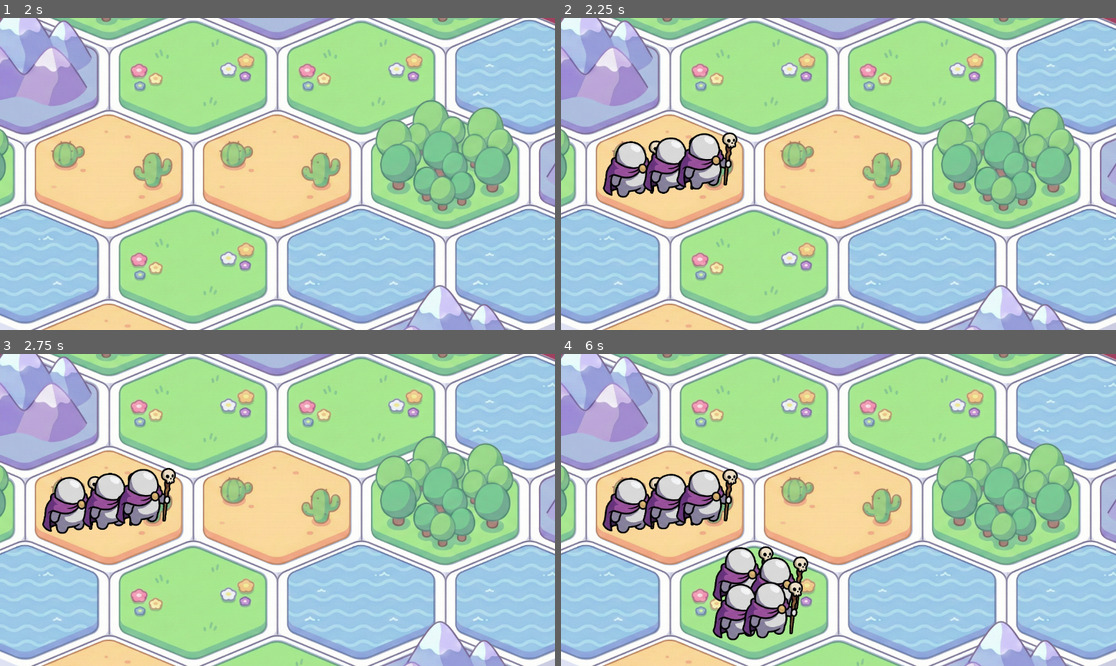
Above: before the commit, frames 1-4 (two rows, left to right).
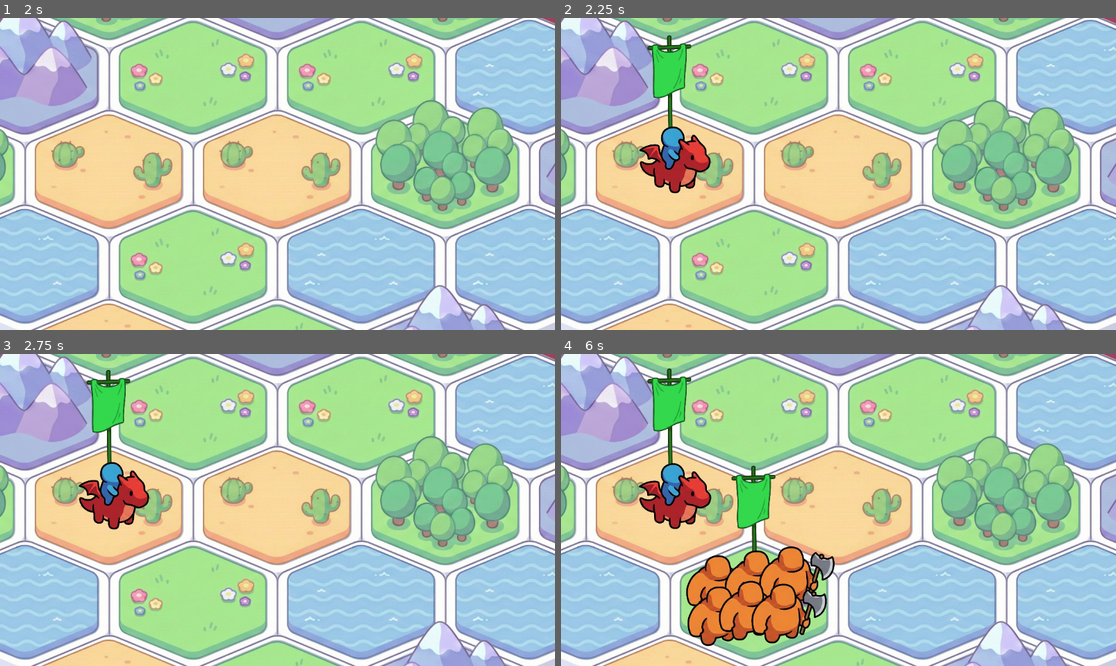
Above: after the commit, the same moments.

Repository: pebll/tbsge
Game: Godot game, scene res://scenes/runnables/unit_preview.tscn
Two runs of this game, one before a commit and one after it. Both use one fixed random seed, a clock stepped at 60 frames per second and the inputs below.
Inputs (mouse positions are in pixels of both pictures, inside the frame that each line leads up to):
- Up to frame 1 (2 s): tap Enter at 0.5 s; drag from (27, 267) to (27, 80) at 0.52 s; tap Space at 1.25 s; drag from (27, 80) to (27, 267) at 1.27 s
- Up to frame 2 (2.25 s): tap Enter at 2 s; move the mouse to (672, 174) at 2.02 s; click (672, 174) at 2.17 s
- Up to frame 3 (2.75 s): no input
- Up to frame 4 (6 s): drag from (672, 510) to (588, 416) at 2.77 s; drag from (672, 503) to (755, 603) at 3.52 s; drag from (672, 510) to (755, 603) at 4.27 s; move the mouse to (672, 510) at 5.02 s; click (672, 510) at 5.17 s; drag from (755, 603) to (672, 510) at 5.77 s

Frame 1 is identical in both runs. In frame 2, 4.8% of the frame differs, in the area x 7-32%, y 5-58%; in frame 3, 4.8%; in frame 4, 12%, in the area x 7-50%, y 4-94%.

Commit message:
Add teams: Wip, kinda broken animations

Diff:
--- /dev/null
+++ b/data/team_db.tres
@@ -0,0 +1,9 @@
+[gd_resource type="Resource" format=3]
+
+[ext_resource type="Script" path="res://scripts/resources/team_database.gd" id="1_db"]
+[ext_resource type="Resource" path="res://data/teams/green.tres" id="2_green"]
+[ext_resource type="Resource" path="res://data/teams/blue.tres" id="3_blue"]
+
+[resource]
+script = ExtResource("1_db")
+defs = Array[Resource]([ExtResource("2_green"), ExtResource("3_blue")])
--- /dev/null
+++ b/data/teams/blue.tres
@@ -0,0 +1,10 @@
+[gd_resource type="Resource" format=3]
+
+[ext_resource type="Script" path="res://scripts/resources/team_definition.gd" id="1_def"]
+
+[resource]
+script = ExtResource("1_def")
+id = "BLUE"
+display_name = "Blue"
+color = Color(0.25, 0.45, 0.95, 1)
+banner_variant = 2
--- /dev/null
+++ b/data/teams/green.tres
@@ -0,0 +1,10 @@
+[gd_resource type="Resource" format=3]
+
+[ext_resource type="Script" path="res://scripts/resources/team_definition.gd" id="1_def"]
+
+[resource]
+script = ExtResource("1_def")
+id = "GREEN"
+display_name = "Green"
+color = Color(0.2, 0.85, 0.3, 1)
+banner_variant = 1
--- a/project.godot
+++ b/project.godot
@@ -24,6 +24,7 @@
 EventBus="*uid://wps2obuyjcpy"
 AudioManager="*uid://cxvbv8c8txafc"
 UnitDefs="*res://scripts/core/unit_defs.gd"
+TeamDefs="*res://scripts/core/team_defs.gd"
 
 [editor]
 
--- a/scenes/legion.tscn
+++ b/scenes/legion.tscn
@@ -2,6 +2,7 @@
 
 [ext_resource type="Script" uid="uid://0uimkruwg8su" path="res://scripts/visu/legion_visu.gd" id="1_swhq2"]
 [ext_resource type="Texture2D" uid="uid://bq54stu7cp4wn" path="res://assets/units_sliced/units_back/dragon.png" id="2_auw50"]
+[ext_resource type="Texture2D" uid="uid://barqbm86a200e" path="res://assets/banners_sprites/banners_0_0.png" id="3_banner"]
 
 [sub_resource type="CircleShape2D" id="CircleShape2D_10c5b"]
 radius = 48.010418
@@ -11,6 +12,13 @@
 
 [node name="Units" type="Node2D" parent="." unique_id=1934969450]
 z_index = 1000
+
+[node name="Banner" type="Sprite2D" parent="." unique_id=-1447774245]
+z_index = 900
+position = Vector2(0, -14.999996)
+scale = Vector2(0.09, 0.09)
+texture = ExtResource("3_banner")
+offset = Vector2(-11.111113, -411.11115)
 
 [node name="Sprite2D" type="Sprite2D" parent="." unique_id=1152469829]
 visible = false
--- a/scripts/cli/cli_main.gd
+++ b/scripts/cli/cli_main.gd
@@ -22,7 +22,7 @@
 	# Spawn one legion in the center if possible (no gameplay changes, just data wiring)
 	var center = Vector2i(0, 0)
 	if grid_model.has(center) and grid_model[center].walkable:
-		var legion = Legion.new("ARCHER", 4, center)
+		var legion = Legion.new("ARCHER", 4, center, "BLUE")
 		grid_model[center].legion = legion
 
 	quit()
--- a/scripts/core/game_manager.gd
+++ b/scripts/core/game_manager.gd
@@ -7,6 +7,7 @@
 var tile_size: float = 135.3
 var tile_size_xy_ratio: float = 0.75
 const UNITS = ["AXEMAN", "ARCHER", "DRAGON_RIDER", "OGRE", "MAGE", "FLAME", "NECROMANCER", "TREANT"]
+const TEAM_IDS := ["GREEN", "BLUE"]
 
 
 @onready var grid_visu : Dictionary[Vector2i, TileVisu] = {}
@@ -61,7 +62,8 @@
 	if tile.has_legion() or not tile.walkable:
 		print("tile not adequate for spawning")
 		return # only spawn if tile is empty
-	var legion = Legion.new(UNITS[randi()%8], randi()%8+1, coords)
+	var team_id: String = TEAM_IDS[randi() % TEAM_IDS.size()]
+	var legion = Legion.new(UNITS[randi() % 8], randi() % 8 + 1, coords, team_id)
 	var legionVisu = preload("res://scenes/legion.tscn").instantiate()
 	# TODO: refactor this into own folder (like for the tiles)
 	self.add_child(legionVisu)
@@ -172,21 +174,21 @@
 
 		atk_visu.animate_unit_attack(atk_unit, dir)
 
-		# If a unit dies on this hit, remove it from the defending legion visu immediately.
 		var hit_idx: int = h["hit_index"]
 		var died_on_hit := false
 		if deaths_by_hit.has(hit_idx):
 			var d = deaths_by_hit[hit_idx]
-			if d.get("legion") == def_legion and d.get("unit") == def_unit:
+			if d.get("unit") == def_unit:
 				died_on_hit = true
-				def_visu.animate_unit_death(def_unit, dir)
-
-		# Only play the regular hit feedback if the unit survived this hit.
+				var death_visu: LegionVisu = legion_to_visu.get(d.get("legion"))
+				if death_visu:
+					await death_visu.animate_unit_death(def_unit, dir)
+				else:
+					await get_tree().create_timer(gap_s).timeout
+
 		if not died_on_hit:
 			def_visu.animate_unit_hitted(def_unit, dir, def_hp_before, def_hp_after, float(def_unit.max_health))
-
-		# Wait for animation to read sequentially.
-		await get_tree().create_timer(gap_s).timeout
+			await get_tree().create_timer(gap_s).timeout
 
 	# Re-pack surviving units after the fight sequence.
 	for lv in legion_to_visu.values():
@@ -197,8 +199,8 @@
 	_show_combat_losses(hits, deaths, attacker, defender, attacker_world_pos, defender_world_pos)
 	_hide_combat_hp_fx_later(legion_to_visu)
 
-	_cleanup_dead_legion(from_coords)
-	_cleanup_dead_legion(to_coords)
+	await _cleanup_dead_legion(from_coords)
+	await _cleanup_dead_legion(to_coords)
 
 func _hide_combat_hp_fx_later(legion_to_visu: Dictionary) -> void:
 	# Keep bars visible a bit after the fight, similar to the losses popup linger.
@@ -317,5 +319,8 @@
 		legions.erase(tile.legion)
 	tile.legion = null
 	if visu.legion_visu:
-		visu.legion_visu.queue_free()
+		var lv: LegionVisu = visu.legion_visu
+		if lv.banner and lv.banner.visible:
+			await lv.animate_banner_vanish()
+		lv.queue_free()
 	visu.legion_visu = null
--- /dev/null
+++ b/scripts/core/team_defs.gd
@@ -0,0 +1,14 @@
+extends Node
+
+const DB_PATH := "res://data/team_db.tres"
+var _db: Resource
+
+func _ready() -> void:
+	_db = load(DB_PATH)
+	if _db == null:
+		push_error("TeamDefs failed to load DB at %s" % DB_PATH)
+
+func get_def(id: String) -> Resource:
+	if _db == null:
+		_db = load(DB_PATH)
+	return _db.get_def(id) if _db else null
--- a/scripts/models/legion.gd
+++ b/scripts/models/legion.gd
@@ -2,14 +2,16 @@
 extends RefCounted
 
 var unit_type: String
+var team_id: String
 var units: Array[Unit] = []
 var tile_coords: Vector2i
 var unit_count: int
 
-func _init(unit_type: String, unit_count: int, tile_coords: Vector2i) -> void:
+func _init(unit_type: String, unit_count: int, tile_coords: Vector2i, team_id: String) -> void:
 	self.unit_type = unit_type
 	self.unit_count = unit_count
 	self.tile_coords = tile_coords
+	self.team_id = team_id
 	for i in range(unit_count):
 		var unit = Unit.new(self.unit_type)
 		units.append(unit)
--- /dev/null
+++ b/scripts/resources/team_database.gd
@@ -0,0 +1,17 @@
+class_name TeamDatabase
+extends Resource
+
+@export var defs: Array[Resource] = []
+
+var _by_id: Dictionary = {}
+
+func _ready_cache() -> void:
+	if not _by_id.is_empty():
+		return
+	for d in defs:
+		if d and not String(d.id).is_empty():
+			_by_id[d.id] = d
+
+func get_def(id: String) -> Resource:
+	_ready_cache()
+	return _by_id.get(id)
--- /dev/null
+++ b/scripts/resources/team_definition.gd
@@ -0,0 +1,8 @@
+class_name TeamDefinition
+extends Resource
+
+@export var id: String = ""
+@export var display_name: String = ""
+@export var color: Color = Color.WHITE
+## Banner art variant: 1, 2, or 3 (maps to banners_0_0 .. banners_0_2).
+@export_range(1, 3) var banner_variant: int = 1
--- a/scripts/visu/legion_visu.gd
+++ b/scripts/visu/legion_visu.gd
@@ -1,10 +1,17 @@
 class_name LegionVisu
 extends Node2D
 
+const BANNER_TEXTURES := [
+	preload("res://assets/banners_sprites/banners_0_0.png"),
+	preload("res://assets/banners_sprites/banners_0_1.png"),
+	preload("res://assets/banners_sprites/banners_0_2.png"),
+]
+
 var legion : Legion
 var _unit_to_visu: Dictionary = {}
 
 @onready var units: Node2D = $Units
+@onready var banner: Sprite2D = $Banner
 var corpses: Node2D
 @onready var idle_tween : Tween
 @onready var active_tween : Tween
@@ -12,6 +19,14 @@
 
 var current_offset: Vector2 = Vector2(0, 0)
 var _formation_seed: int = 0
+
+var _banner_rest_pos: Vector2 = Vector2.ZERO
+var _banner_base_scale: Vector2 = Vector2.ONE
+var _banner_idle_tween: Tween
+var _banner_active_tween: Tween
+var _banner_move_tween: Tween
+
+const BANNER_BOB_PX := 2.5
 
 func init(legion: Legion) -> void:
 	self.legion = legion
@@ -34,6 +49,130 @@
 	for unit in units.get_children():
 		unit.update_sprite()
 		unit.start_idle_animation()
+	_apply_team_banner()
+
+func _apply_team_banner() -> void:
+	if not banner:
+		return
+	var team = TeamDefs.get_def(legion.team_id)
+	if team == null:
+		banner.visible = false
+		return
+	var idx := clampi(team.banner_variant - 1, 0, BANNER_TEXTURES.size() - 1)
+	banner.texture = BANNER_TEXTURES[idx]
+	banner.self_modulate = team.color
+	banner.visible = true
+	_banner_rest_pos = banner.position
+	_banner_base_scale = banner.scale
+	banner.rotation = 0.0
+	_start_banner_idle_animation()
+
+func _reset_banner_transform() -> void:
+	if not banner:
+		return
+	banner.position = _banner_rest_pos
+	banner.rotation = 0.0
+	banner.scale = _banner_base_scale
+
+func _kill_banner_idle_tween() -> void:
+	if _banner_idle_tween and _banner_idle_tween.is_running():
+		_banner_idle_tween.kill()
+
+func _kill_banner_action_tweens() -> void:
+	if _banner_active_tween and _banner_active_tween.is_running():
+		_banner_active_tween.kill()
+	if _banner_move_tween and _banner_move_tween.is_running():
+		_banner_move_tween.kill()
+
+func _kill_banner_tweens() -> void:
+	_kill_banner_idle_tween()
+	_kill_banner_action_tweens()
+
+func _start_banner_idle_animation() -> void:
+	if not banner or not banner.visible:
+		return
+	_kill_banner_action_tweens()
+	if _banner_idle_tween and _banner_idle_tween.is_running():
+		return
+	banner.rotation = 0.0
+	banner.scale = _banner_base_scale
+	var rest := _banner_rest_pos
+	var bob_up := rest + Vector2(0, -BANNER_BOB_PX)
+	banner.position = rest
+	var loop_time := 1.2
+	_banner_idle_tween = create_tween().set_loops()
+	_banner_idle_tween.tween_property(banner, "position", bob_up, loop_time).set_trans(Tween.TRANS_SINE).set_ease(Tween.EASE_IN_OUT)
+	_banner_idle_tween.tween_property(banner, "position", rest, loop_time).set_trans(Tween.TRANS_SINE).set_ease(Tween.EASE_IN_OUT)
+
+func _banner_move_tilt(move_dir: Vector2) -> float:
+	var dir := move_dir
+	if dir.length_squared() < 0.0001:
+		dir = Vector2.UP
+	else:
+		dir = dir.normalized()
+	# Small tilt opposite travel; rotates around sprite offset (pole anchor).
+	return clampf(-dir.x * 0.04 - dir.y * 0.015, -0.05, 0.05)
+
+func _banner_juice_move(move_dir: Vector2, move_time: float) -> void:
+	if not banner or not banner.visible:
+		return
+	_kill_banner_idle_tween()
+	_kill_banner_action_tweens()
+	banner.position = _banner_rest_pos
+	banner.rotation = 0.0
+	banner.scale = _banner_base_scale
+	var tilt: float = _banner_move_tilt(move_dir)
+	var lag_delay := 0.16
+	var catch_up_time := move_time * 2.1
+
+	_banner_move_tween = create_tween()
+	_banner_move_tween.tween_property(banner, "rotation", tilt, 0.1).set_trans(Tween.TRANS_EXPO).set_ease(Tween.EASE_OUT)
+	_banner_move_tween.tween_property(banner, "rotation", 0.0, catch_up_time).set_delay(lag_delay).set_trans(Tween.TRANS_SINE).set_ease(Tween.EASE_OUT)
+	_banner_move_tween.tween_callback(_start_banner_idle_animation)
+
+func _start_banner_vanish_tween() -> Tween:
+	if not banner or not banner.visible:
+		return null
+	_kill_banner_tweens()
+	_reset_banner_transform()
+	var base_scale := _banner_base_scale
+	var tint: Color = banner.self_modulate
+	_banner_active_tween = create_tween()
+	_banner_active_tween.tween_property(banner, "rotation", 0.28, 0.1).set_trans(Tween.TRANS_EXPO).set_ease(Tween.EASE_OUT)
+	_banner_active_tween.parallel().tween_property(banner, "scale", base_scale * 1.12, 0.08)
+	_banner_active_tween.tween_property(banner, "scale", Vector2.ZERO, 0.42).set_trans(Tween.TRANS_SINE).set_ease(Tween.EASE_IN)
+	_banner_active_tween.parallel().tween_method(
+		func(a: float) -> void:
+			banner.self_modulate = Color(tint.r, tint.g, tint.b, a),
+		tint.a,
+		0.0,
+		0.42
+	).set_trans(Tween.TRANS_SINE).set_ease(Tween.EASE_IN)
+	_banner_active_tween.parallel().tween_property(banner, "rotation", 0.55, 0.42)
+	_banner_active_tween.tween_callback(func () -> void:
+		if banner:
+			banner.visible = false
+	)
+	return _banner_active_tween
+
+func animate_banner_vanish() -> void:
+	var t := _start_banner_vanish_tween()
+	if t:
+		await t.finished
+	elif banner:
+		banner.visible = false
+
+func _await_tweens_parallel(tweens: Array) -> void:
+	var pending := 0
+	for tw in tweens:
+		if tw == null:
+			continue
+		pending += 1
+		tw.finished.connect(func () -> void: pending -= 1, CONNECT_ONE_SHOT)
+	if pending == 0:
+		return
+	while pending > 0:
+		await get_tree().process_frame
 
 func _stable_jitter(i: int, amount: float) -> Vector2:
 	# Deterministic pseudo-random jitter in [-amount, amount].
@@ -45,31 +184,37 @@
 	return Vector2(rx, ry)
 
 func update_local_positions():
+	var children := units.get_children()
+	var count := children.size()
+	if count == 0:
+		return
+	if count == 1:
+		children[0].local_position = Vector2.ZERO
+		return
+
 	var base_spacing = 30
 	var randomness = 5 # pixels of random variation
-	var positions = []
-	var cols = 1
-	if legion.unit_count == 4:
+	var positions: Array[Vector2] = []
+	var cols := 1
+	if count == 4:
 		cols = 2
 	else:
-		cols = ceil(sqrt(legion.unit_count * 1.5))  # slightly wider than tall
-
-	for i in range(legion.unit_count):
-		var row = i / int(cols)
-		var col = i % int(cols)
-
-		# Center the formation
-		var x = (col - cols/2.0 + 0.5) * base_spacing
-		var y = (row - ceil(legion.unit_count / cols) / 2.0 + 0.5) * base_spacing * 0.8
+		cols = int(ceil(sqrt(count * 1.5)))  # slightly wider than tall
+
+	var rows := int(ceil(float(count) / float(cols)))
+
+	for i in range(count):
+		var row := i / cols
+		var col := i % cols
+
+		# Center the formation on the legion origin
+		var x: float = (float(col) - float(cols - 1) * 0.5) * float(base_spacing)
+		var y: float = (float(row) - float(rows - 1) * 0.5) * float(base_spacing) * 0.8
 
 		var jitter := _stable_jitter(i, float(randomness))
-		x += jitter.x
-		y += jitter.y
-
-		positions.append(Vector2(x, y))
-
-	var children = units.get_children()
-	for i in range(legion.unit_count):
+		positions.append(Vector2(x + jitter.x, y + jitter.y))
+
+	for i in range(count):
 		children[i].local_position = positions[i]
 
 func refresh_unit_sprites() -> void:
@@ -92,14 +237,17 @@
 func start_idle_animation():
 	for unit in units.get_children():
 		unit.start_idle_animation()
+	_start_banner_idle_animation()
 
 func juice_move(target_pos: Vector2):
 	var move_time = 0.4
+	var move_dir := target_pos - position
 	update_local_positions()
 	move_tween = create_tween()
 	move_tween.tween_property(self, "position", target_pos, move_time).set_trans(Tween.TRANS_EXPO).set_ease(Tween.EASE_OUT)
 	for unit in units.get_children():
 		unit.juice_move(target_pos)
+	_banner_juice_move(move_dir, move_time)
 
 func juice_attack(direction: Vector2):
 	for unit in units.get_children():
@@ -115,7 +263,7 @@
 
 func juice_direct(direction: Vector2):
 	for unit in units.get_children():
-		unit.juice_direct()
+		unit.juice_direct(direction)
 
 func juice_direct_reset():
 	for unit in units.get_children():
@@ -146,23 +294,28 @@
 	if not uv:
 		return
 
-	# Hide instantly — the corpse flies away with the body, no fade.
 	uv.hide_combat_hp_fx(true)
 
-	# Remove from formation immediately so survivors can re-pack,
-	# but keep the node alive long enough to play the death tween.
+	# Keep the corpse at its world spot while survivors re-pack underneath.
+	var death_global_pos := uv.global_position
 	_unit_to_visu.erase(unit)
 	if corpses and uv.get_parent() == units:
-		units.remove_child(uv)
-		corpses.add_child(uv)
+		uv.reparent(corpses, true)
+	uv.global_position = death_global_pos
+
 	update_local_positions()
 	tween_units_to_local_positions()
 
-	# Face attacker, but don't do the little direction "juice" nudge (it fights knockback).
 	uv.set_facing(-direction)
-	var t := uv.juice_die(direction)
-	if t:
-		await t.finished
+	var death_tween := uv.juice_die(direction)
+	var parallel_tweens: Array = []
+	if death_tween:
+		parallel_tweens.append(death_tween)
+	if legion.units.is_empty():
+		var banner_tween := _start_banner_vanish_tween()
+		if banner_tween:
+			parallel_tweens.append(banner_tween)
+	await _await_tweens_parallel(parallel_tweens)
 	if is_instance_valid(uv):
 		uv.queue_free()
 
--- a/scripts/visu/unit_visu.gd
+++ b/scripts/visu/unit_visu.gd
@@ -26,8 +26,9 @@
 var _flash_mat: ShaderMaterial
 var _flash_tween: Tween
 
-func init(unit: Unit):
+func init(unit: Unit) -> void:
 	self.unit = unit
+	_ensure_sprite_colors()
 
 func _ready() -> void:
 	_setup_flash_shader()
@@ -38,6 +39,13 @@
 	_flash_mat.shader = FLASH_SHADER
 	_flash_mat.set_shader_parameter("flash_amount", 0.0)
 	sprite.material = _flash_mat
+	_ensure_sprite_colors()
+
+func _ensure_sprite_colors() -> void:
+	modulate = Color.WHITE
+	if sprite:
+		sprite.modulate = Color.WHITE
+		sprite.self_modulate = Color.WHITE
 
 func _get_base_scale() -> Vector2:
 	return BASE_SPRITE_SCALE
@@ -191,8 +199,10 @@
 	sprite.texture = new_texture
 	sprite.flip_h = new_flip_h
 	sprite.position = local_position
+	_ensure_sprite_colors()
 
 func start_idle_animation():
+	_ensure_sprite_colors()
 	var base_scale := BASE_SPRITE_SCALE.x
 	var stretch_percentage = 0.02
 	var scale_high = base_scale*(1+stretch_percentage)
@@ -225,6 +235,7 @@
 	if idle_tween and idle_tween.is_running():
 		idle_tween.kill()
 
+	_ensure_sprite_colors()
 	_play_white_flash(0.55)
 
 	var rng := RandomNumberGenerator.new()
@@ -252,11 +263,8 @@
 	if _flash_tween and _flash_tween.is_running():
 		_flash_tween.kill()
 
-	# Death should replace hit animation, but still flashes white.
-	_play_white_flash(0.45)
-
-	var rng := RandomNumberGenerator.new()
-	rng.randomize()
+	_ensure_sprite_colors()
+	_play_white_flash(0.18)
 
 	var dir := direction
 	if dir.length_squared() < 0.0001:
@@ -265,49 +273,14 @@
 
 	var base_pos: Vector2 = sprite.position
 	var base_scale := _get_base_scale()
-	# Fly farther away from the impact.
-	var knock_a := dir * rng.randf_range(34.0, 48.0) + Vector2(0, rng.randf_range(8.0, 14.0))
-	var knock_b := knock_a + Vector2(rng.randf_range(-18.0, 18.0), rng.randf_range(22.0, 36.0))
-
-	# More inertia: big initial spin + damped wobble after.
-	# Spin direction should oppose the impact direction for readability.
-	var impact_sign := 1.0 if dir.x >= 0.0 else -1.0
-	var spin_a := -impact_sign * rng.randf_range(2.2, 3.4)
-	if rng.randf() < 0.25:
-		spin_a *= -1.0 # occasional variation
-	var spin_b := spin_a + (-impact_sign * rng.randf_range(0.9, 1.6))
-	var spin_c := spin_b * 0.55
-	var spin_d := spin_c * 0.45
-
-	# ~50% height squish, widened to read as impact flatten.
-	var mega_squish := Vector2(
-		base_scale.x * rng.randf_range(1.35, 1.55),
-		base_scale.y * rng.randf_range(0.45, 0.55)
-	)
-	# Keep the squish; don't "reset" scale at the end.
-
-	active_tween = create_tween()
-	active_tween.set_trans(Tween.TRANS_EXPO).set_ease(Tween.EASE_OUT)
-	active_tween.tween_property(sprite, "position", base_pos + knock_a, 0.16)
-	active_tween.parallel().tween_property(sprite, "rotation", spin_a, 0.22)
-	active_tween.parallel().tween_property(sprite, "scale", mega_squish, 0.14)
-
-	# Main fall / tumble — fade starts here (not at the end).
-	active_tween.set_trans(Tween.TRANS_QUAD).set_ease(Tween.EASE_IN)
-	active_tween.tween_property(sprite, "position", base_pos + knock_b, 0.36)
-	active_tween.parallel().tween_property(sprite, "rotation", spin_b, 0.36)
-	active_tween.parallel().tween_property(
-		sprite, "scale", mega_squish * Vector2(rng.randf_range(0.85, 1.05), rng.randf_range(0.9, 1.15)), 0.28
-	)
-	active_tween.parallel().tween_property(sprite, "modulate:a", 0.0, 0.34)
-
-	# Short ragdoll wobble while already fading out.
-	active_tween.set_trans(Tween.TRANS_SINE).set_ease(Tween.EASE_OUT)
-	active_tween.tween_property(sprite, "rotation", spin_c, 0.14)
-	active_tween.parallel().tween_property(
-		sprite, "position", base_pos + knock_b + Vector2(rng.randf_range(-4.0, 4.0), rng.randf_range(2.0, 6.0)), 0.14
-	)
-	active_tween.parallel().tween_property(sprite, "rotation", spin_d, 0.1)
+
+	active_tween = create_tween()
+	active_tween.tween_property(sprite, "position", base_pos + dir * 10.0, 0.1).set_trans(Tween.TRANS_EXPO).set_ease(Tween.EASE_OUT)
+	active_tween.parallel().tween_property(sprite, "rotation", -dir.x * 0.25, 0.1)
+	active_tween.parallel().tween_property(sprite, "scale", base_scale * Vector2(1.08, 0.88), 0.08)
+	active_tween.tween_property(sprite, "scale", Vector2.ZERO, 0.38).set_trans(Tween.TRANS_SINE).set_ease(Tween.EASE_IN)
+	active_tween.parallel().tween_property(sprite, "position", base_pos + dir * 20.0 + Vector2(0, 6), 0.38).set_trans(Tween.TRANS_SINE).set_ease(Tween.EASE_IN)
+	active_tween.parallel().tween_property(sprite, "rotation", -dir.x * 0.5, 0.38)
 
 	return active_tween
 
--- a/tests/test_combat_logic.gd
+++ b/tests/test_combat_logic.gd
@@ -13,7 +13,7 @@
 	return true
 
 func _mk_legion(unit_type: String, count: int, hp: int, atk: int) -> Legion:
-	var l := Legion.new(unit_type, count, Vector2i.ZERO)
+	var l := Legion.new(unit_type, count, Vector2i.ZERO, "GREEN")
 	for u in l.units:
 		u.max_health = hp
 		u.current_health = hp
Binary file added: assets/banners.png
Not shown, added: assets/banners.png.import
Binary file added: assets/banners_raw.png
Not shown, added: assets/banners_raw.png.import
Binary file added: assets/banners_sprites/banners_0_0.png
Not shown, added: assets/banners_sprites/banners_0_0.png.import
Binary file added: assets/banners_sprites/banners_0_1.png
Not shown, added: assets/banners_sprites/banners_0_1.png.import
Binary file added: assets/banners_sprites/banners_0_2.png
Not shown, added: assets/banners_sprites/banners_0_2.png.import
Binary file added: assets/banners_sprites/banners_0_3.png
Not shown, added: assets/banners_sprites/banners_0_3.png.import
(and 4 more such lines)
